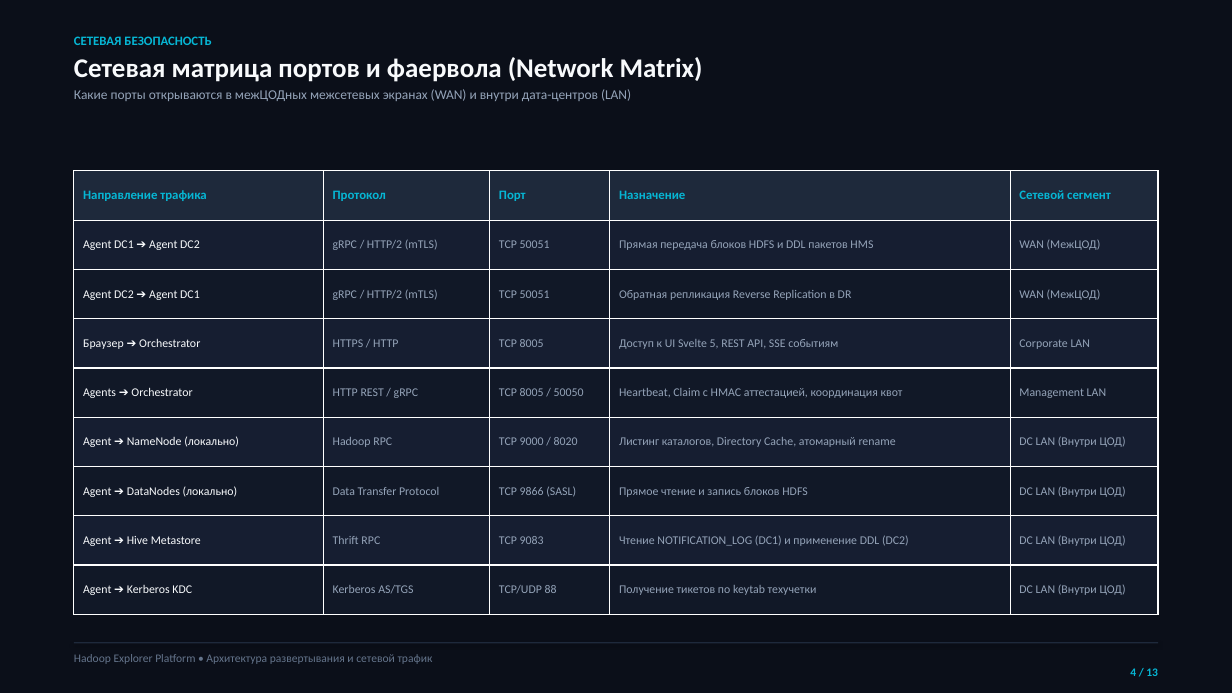
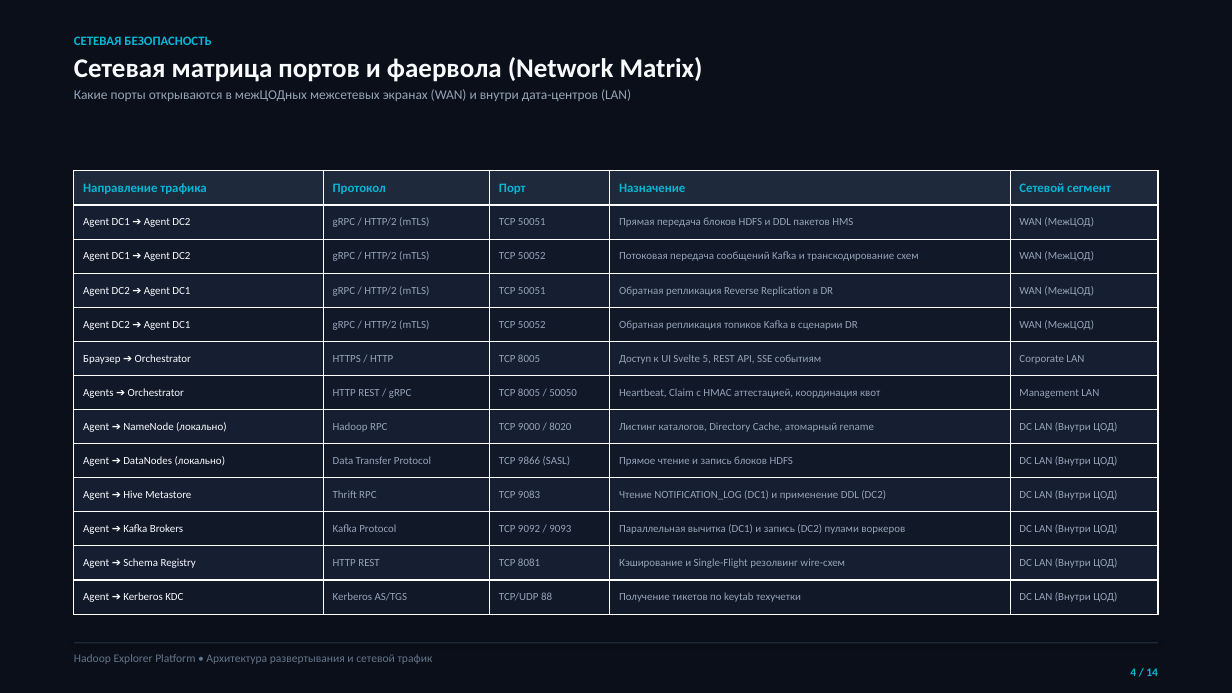
Before and after one commit to balookrd/hadoop-explorer, a slide deck: slide 4 of docs/replicator-presentation.pptx. Drawn at 1232x693 pixels with LibreOffice and Linux fonts; fonts in the diff are those of the drawing. Boxes give left, top, right and bottom in pixels: in the first picture for what was removed or moved away, otherwise in the second. Text is boxed around its words. In the diff, an @@ line names an element or a change of style, - is before the commit and + after.

Commit message:
docs(replicator): integrate Kafka replication into architecture, diagrams, network matrix and 14-slide presentation

```diff
--- a/docs/replicator-presentation.pptx
+++ b/docs/replicator-presentation.pptx
@@ table at box(74, 171, 1158, 615) @@
+row 3: Agent DC1 ➔ Agent DC2 | gRPC / HTTP/2 (mTLS) | TCP 50052 | Потоковая передача сообщений Kafka и транскодирование схем | WAN (МежЦОД)
+row 5: Agent DC2 ➔ Agent DC1 | gRPC / HTTP/2 (mTLS) | TCP 50052 | Обратная репликация топиков Kafka в сценарии DR | WAN (МежЦОД)
+row 11: Agent ➔ Kafka Brokers | Kafka Protocol | TCP 9092 / 9093 | Параллельная вычитка (DC1) и запись (DC2) пулами воркеров | DC LAN (Внутри ЦОД)
+row 12: Agent ➔ Schema Registry | HTTP REST | TCP 8081 | Кэширование и Single-Flight резолвинг wire-схем | DC LAN (Внутри ЦОД)
@@ text at box(1130, 668, 1158, 676): text changed @@
-4 / 13
+4 / 14
```
Also in this commit, not shown: 11 other slides changed, 1 slide added, 11 other files.
